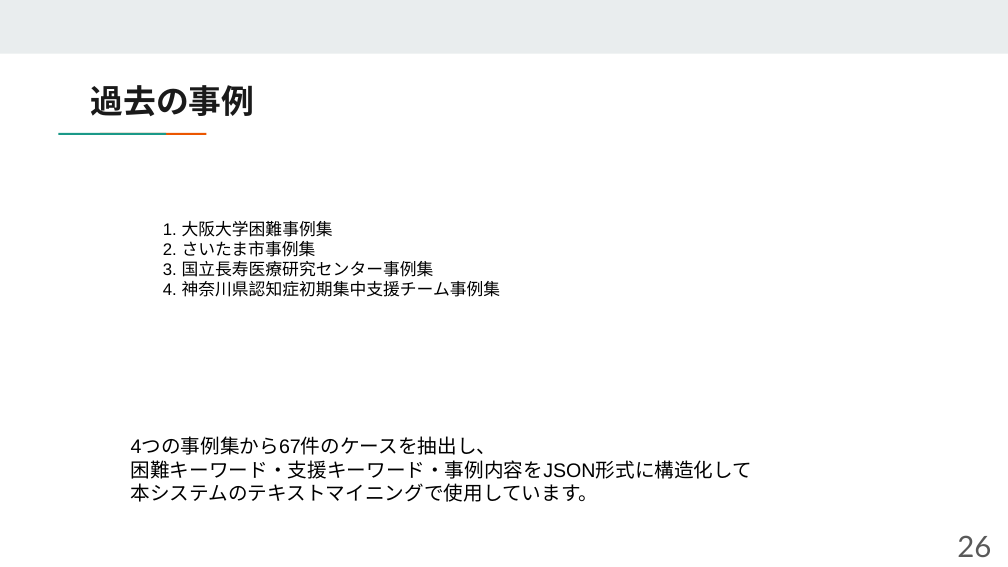
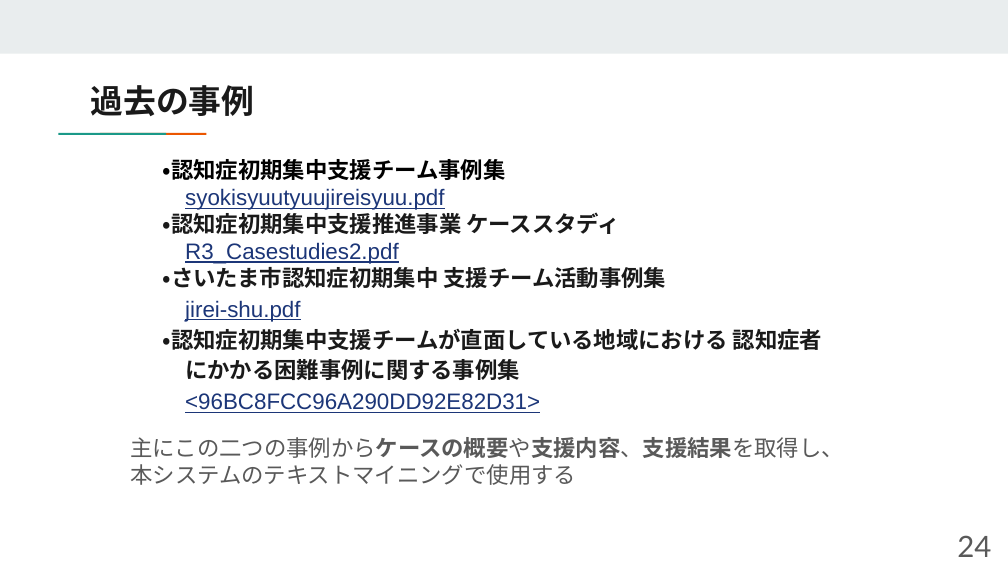
Before and after one commit to UMEZAWADAN/SD-5, a slide deck: slide 24 of SD-5.pptx (slide 26 before the commit). Drawn at 1008x567 pixels with LibreOffice and Linux fonts; fonts in the diff are those of the drawing. Boxes give left, top, right and bottom in pixels: in the first picture for what was removed or moved away, otherwise in the second. Text is boxed around its words. In the diff, an @@ line names an element or a change of style, - is before the commit and + after.

```diff
--- a/SD-5.pptx
+++ b/SD-5.pptx
@@ text added at <box>163,159,822,413</box>, 16 pt, text #1A1A1A, bold @@
+・認知症初期集中支援チーム事例集
+syokisyuutyuujireisyuu.pdf
+・認知症初期集中支援推進事業 ケーススタディ
+R3_Casestudies2.pdf
+・さいたま市認知症初期集中 支援チーム活動事例集
+jirei-shu.pdf
+・認知症初期集中支援チームが直面している地域における 認知症者
+にかかる困難事例に関する事例集
+<96BC8FCC96A290DD92E82D31>
@@ text removed at <box>163,221,501,297</box> @@
-1. 大阪大学困難事例集
-2. さいたま市事例集
-3. 国立長寿医療研究センター事例集
-4. 神奈川県認知症初期集中支援チーム事例集
@@ text at <box>131,437,844,485</box>: text changed; size 14 to 16 pt; font Arial to Lato; text colour #000000 to #595959 @@
-4つの事例集から67件のケースを抽出し、
-困難キーワード・支援キーワード・事例内容をJSON形式に構造化して
-本システムのテキストマイニングで使用しています。
+主にこの二つの事例からケースの概要や支援内容、支援結果を取得し、
+本システムのテキストマイニングで使用する
@@ page number at <box>957,535,991,557</box>: text changed @@
-26
+24
```
Also in this commit, not shown: 16 other slides changed, 10 slides added, 3 slides removed.
